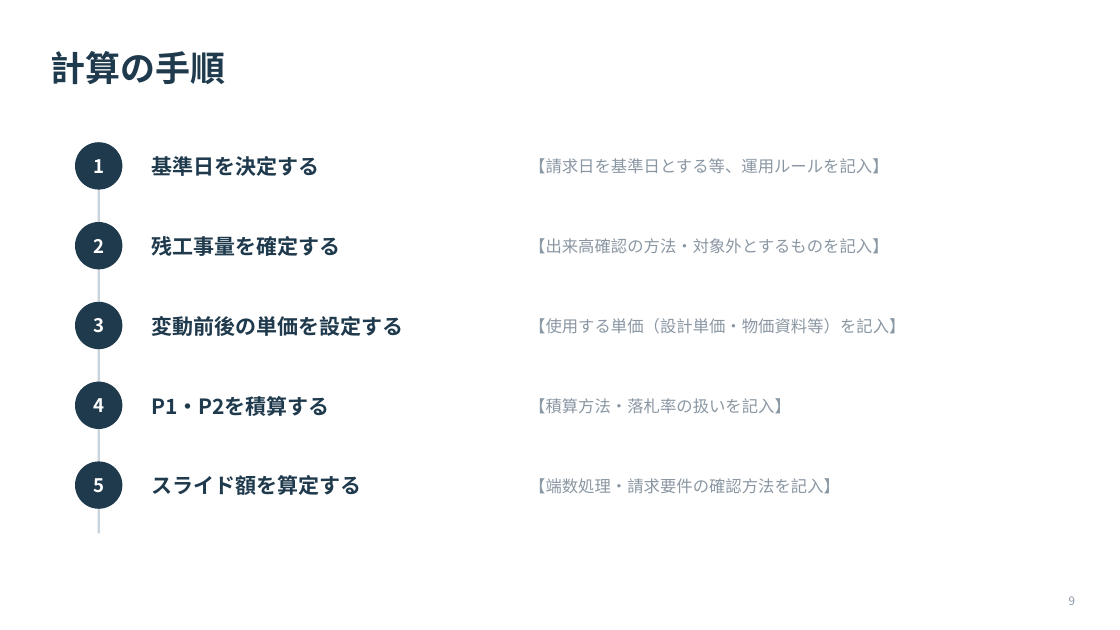
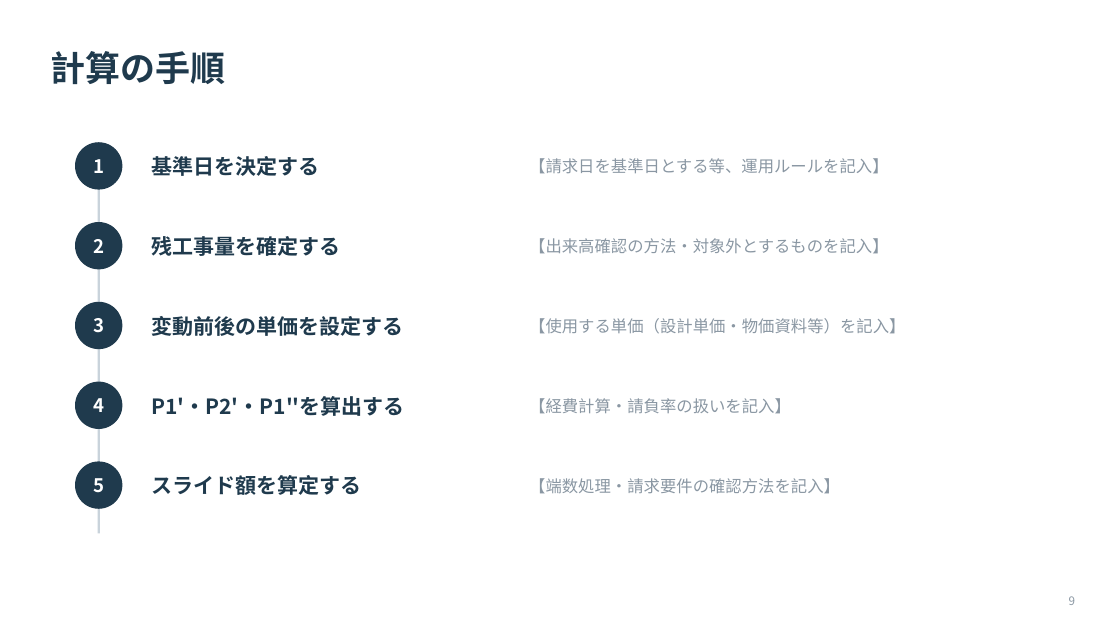
Before and after one commit to maedaatsushi5908-design/work, a slide deck: slide 9 of presentations/inflation_slide_template.pptx. Drawn at 1120x630 pixels with LibreOffice and Linux fonts; fonts in the diff are those of the drawing. Boxes give left, top, right and bottom in pixels: in the first picture for what was removed or moved away, otherwise in the second. Text is boxed around its words. In the diff, an @@ line names an element or a change of style, - is before the commit and + after.

```diff
--- a/presentations/inflation_slide_template.pptx
+++ b/presentations/inflation_slide_template.pptx
@@ text at (151, 396, 405, 416): text changed @@
-P1・P2を積算する
+P1'・P2'・P1''を算出する
@@ text at (529, 398, 791, 414): text changed @@
-【積算方法・落札率の扱いを記入】
+【経費計算・請負率の扱いを記入】
```
Also in this commit, not shown: 9 other slides changed, 2 slides added, 4 slides removed, 1 other file.
